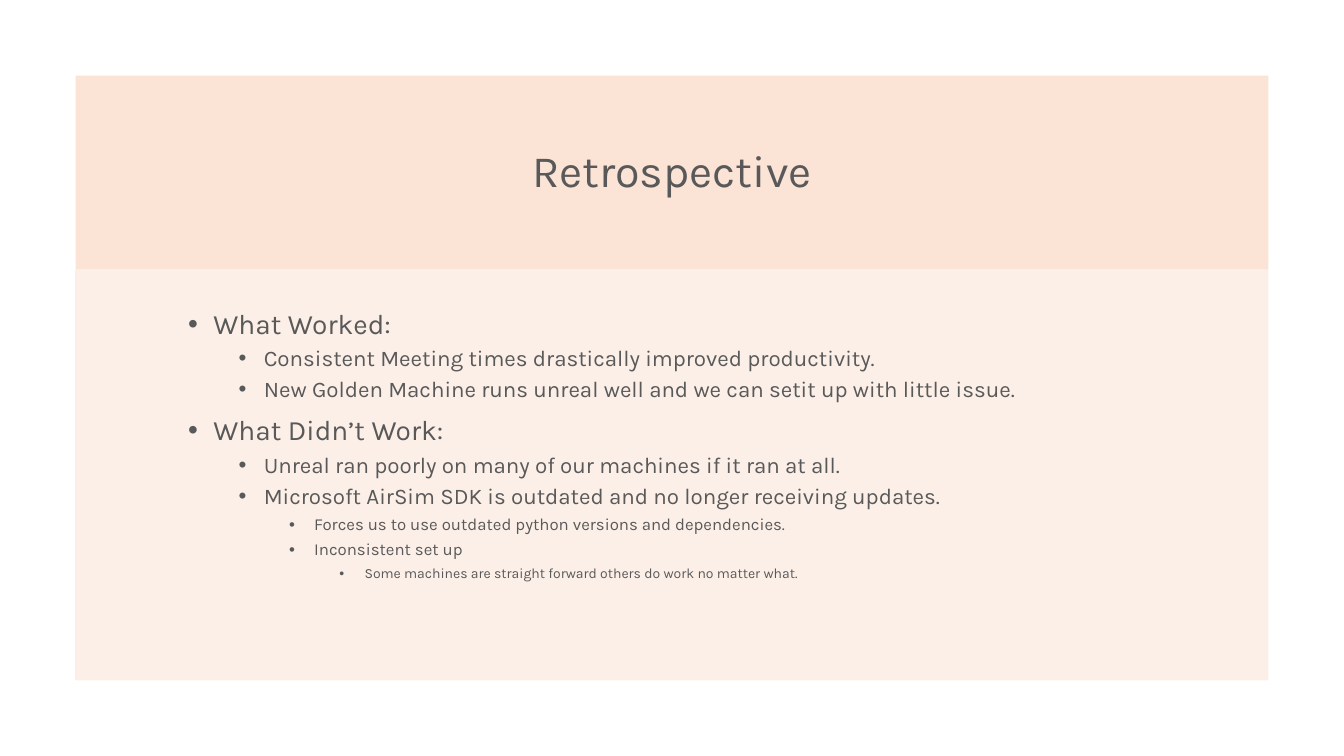
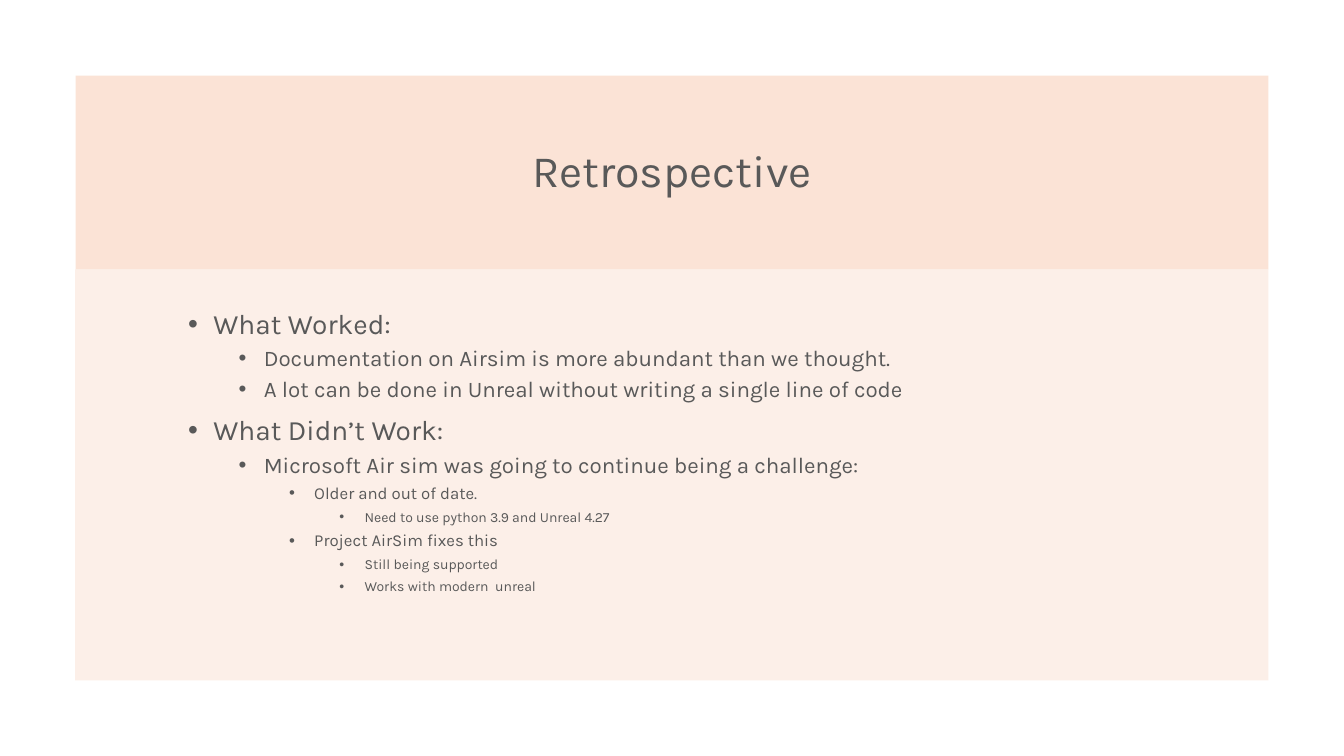
Before and after one commit to ctrl-muna/499-Codrone-Sim, a slide deck: slide 8 of docs/Presentation/W03_ PRESENTATION.pptx (slide 7 before the commit). Drawn at 1344x756 pixels with LibreOffice and Linux fonts; fonts in the diff are those of the drawing. Boxes give left, top, right and bottom in pixels: in the first picture for what was removed or moved away, otherwise in the second. Text is boxed around its words. In the diff, an @@ line names an element or a change of style, - is before the commit and + after.

```diff
--- a/docs/Presentation/W03_ PRESENTATION.pptx
+++ b/docs/Presentation/W03_ PRESENTATION.pptx
@@ text at [264,350,902,403]: text changed @@
-  • Consistent Meeting times drastically improved productivity.
-  • New Golden Machine runs unreal well and we can setit up with little issue.
+  • Documentation on Airsim is more abundant than we thought.
+  • A lot can be done in Unreal without writing a single line of code
@@ text at [264,457,858,591]: text changed; size 16 to 10 pt @@
-  • Unreal ran poorly on many of our machines if it ran at all.
-  • Microsoft AirSim SDK is outdated and no longer receiving updates.
-    • Forces us to use outdated python versions and dependencies.
-    • Inconsistent set up
-      • Some machines are straight forward others do work no matter what.
+  • Microsoft Air sim was going to continue being a challenge:
+    • Older and out of date.
+      • Need to use python 3.9 and Unreal 4.27
+    • Project AirSim fixes this
+      • Still being supported
+      • Works with modern unreal
```
Also in this commit, not shown: 5 other slides changed, 2 slides added, 1 slide removed, 1 other file.
